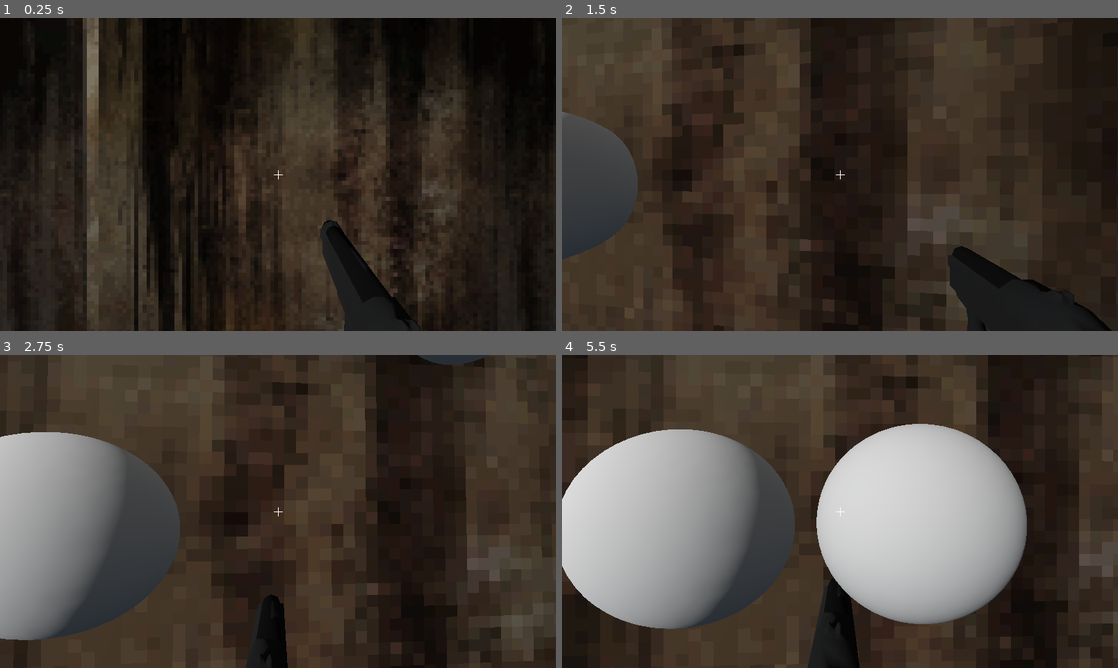
Above: before the commit, frames 1-4 (two rows, left to right).
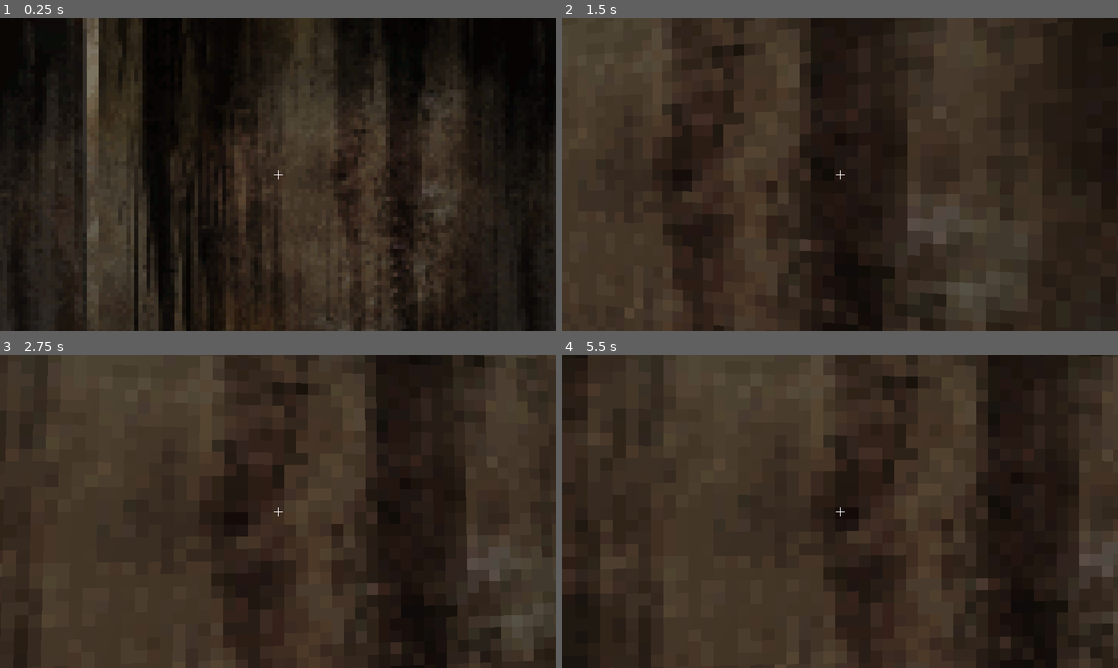
Above: after the commit, the same moments.

Repository: Swanchick/godot-shooter
Game: Godot game, scene res://Levels/Level1.tscn
Two runs of this game, one before a commit and one after it. Both use one fixed random seed, a clock stepped at 60 frames per second and the inputs below.
Inputs (mouse positions are in pixels of both pictures, inside the frame that each line leads up to):
- Up to frame 1 (0.25 s): no input
- Up to frame 2 (1.5 s): tap Enter at 0.5 s; move the mouse to (867, 174) at 0.52 s; press the mouse at (867, 174) at 0.53 s; hold W (forward) from 0.53 s (still down); tap Space (jump) at 0.77 s; move the mouse to (812, 174) at 1.27 s; release the mouse at (812, 174) at 1.28 s; click (812, 174) at 1.35 s
- Up to frame 3 (2.75 s): keep holding W (forward); tap Space (jump) at 1.52 s; move the mouse to (289, 505) at 2.02 s; press the mouse at (289, 505) at 2.03 s
- Up to frame 4 (5.5 s): keep holding W (forward); move the mouse to (834, 517) at 2.77 s; release the mouse at (834, 517) at 2.78 s; click (834, 517) at 2.85 s; tap Space (jump) at 3.02, 3.77, 4.52 s; move the mouse to (878, 514) at 3.52 s; press the mouse at (878, 514) at 3.53 s; move the mouse to (795, 508) at 4.27 s; release the mouse at (795, 508) at 4.28 s; click (795, 508) at 4.35 s; move the mouse to (845, 511) at 5.02 s; press the mouse at (845, 511) at 5.03 s

The runs differ from the first frame. In frame 1, 2.2% of the frame differs, in the area x 57-76%, y 64-100%; in frame 2, 5.7%; in frame 3, 17%; in frame 4, 41%, in the area x 0-84%, y 22-100%.

Commit message:
Create inventory

Diff:
--- a/Levels/Level1.tscn
+++ b/Levels/Level1.tscn
@@ -192,3 +192,8 @@
 
 [node name="WeaponItem" parent="." instance=ExtResource( 7 )]
 transform = Transform( 1, 0, 0, 0, 1, 0, 0, 0, 1, 3.25, 0, 12.25 )
+weapon_class = "pistol"
+
+[node name="WeaponItem2" parent="." instance=ExtResource( 7 )]
+transform = Transform( 1, 0, 0, 0, 1, 0, 0, 0, 1, 0.75, 0, 12.25 )
+weapon_class = "shotgun"
--- a/Prefabs/Items/WeaponItem.tscn
+++ b/Prefabs/Items/WeaponItem.tscn
@@ -12,7 +12,7 @@
 [node name="WeaponItem" type="Spatial"]
 script = ExtResource( 2 )
 
-[node name="Pistol" parent="." instance=ExtResource( 1 )]
+[node name="Weapon" parent="." instance=ExtResource( 1 )]
 transform = Transform( 0.04, 0, 0, 0, 0.04, 0, 0, 0, 0.04, 0, 0.5, 0 )
 
 [node name="MeshInstance" type="MeshInstance" parent="."]
--- a/Prefabs/Player/Player.tscn
+++ b/Prefabs/Player/Player.tscn
@@ -39,6 +39,7 @@
 
 [node name="Pistol" parent="Head/Camera/RayCast/Inventory" instance=ExtResource( 5 )]
 transform = Transform( -0.04, 6.03983e-09, -2.64009e-16, 2.36658e-30, -1.74846e-09, -0.04, -6.03983e-09, -0.04, 1.74846e-09, 0.082, -0.215, 0.177 )
+visible = false
 
 [node name="TextureRect" type="TextureRect" parent="."]
 anchor_left = 0.5
--- a/Script/Items/WeaponItem.gd
+++ b/Script/Items/WeaponItem.gd
@@ -1,7 +1,18 @@
 extends Spatial
 
+onready var weapon = $Weapon
+
+export var weapon_class: String = "base"
+
+var can_take = true
+
 func _on_player_enter(player):
-	if not player.is_in_group("player"): return
+	if not player.is_in_group("player") and not can_take: return
 
 	var inventory = player.inventory
-	print(inventory.test)
+
+	if not inventory.can_add(weapon_class): return
+
+	weapon.queue_free()
+
+	inventory.add_weapon(weapon_class)
--- a/Script/Player/Inventory.gd
+++ b/Script/Player/Inventory.gd
@@ -4,12 +4,20 @@
 
 
 func can_add(weapon: String) -> bool:
-	return weapon in weapons
+	return not weapon in weapons
 
 
 func add_weapon(weapon: String):
 	weapons.append(weapon)
 
 func _input(event):
-	if event.as_text().is_valid_integer():
-		print(event.as_text())
+	var button = event.as_text()
+
+	if not button.is_valid_integer(): return
+
+	if int(button) > weapons.size(): return
+
+	for wep in get_children():
+		wep.set_visible(false)
+		if wep.weapon_name == weapons[int(button)-1]:
+			wep.set_visible(true)
